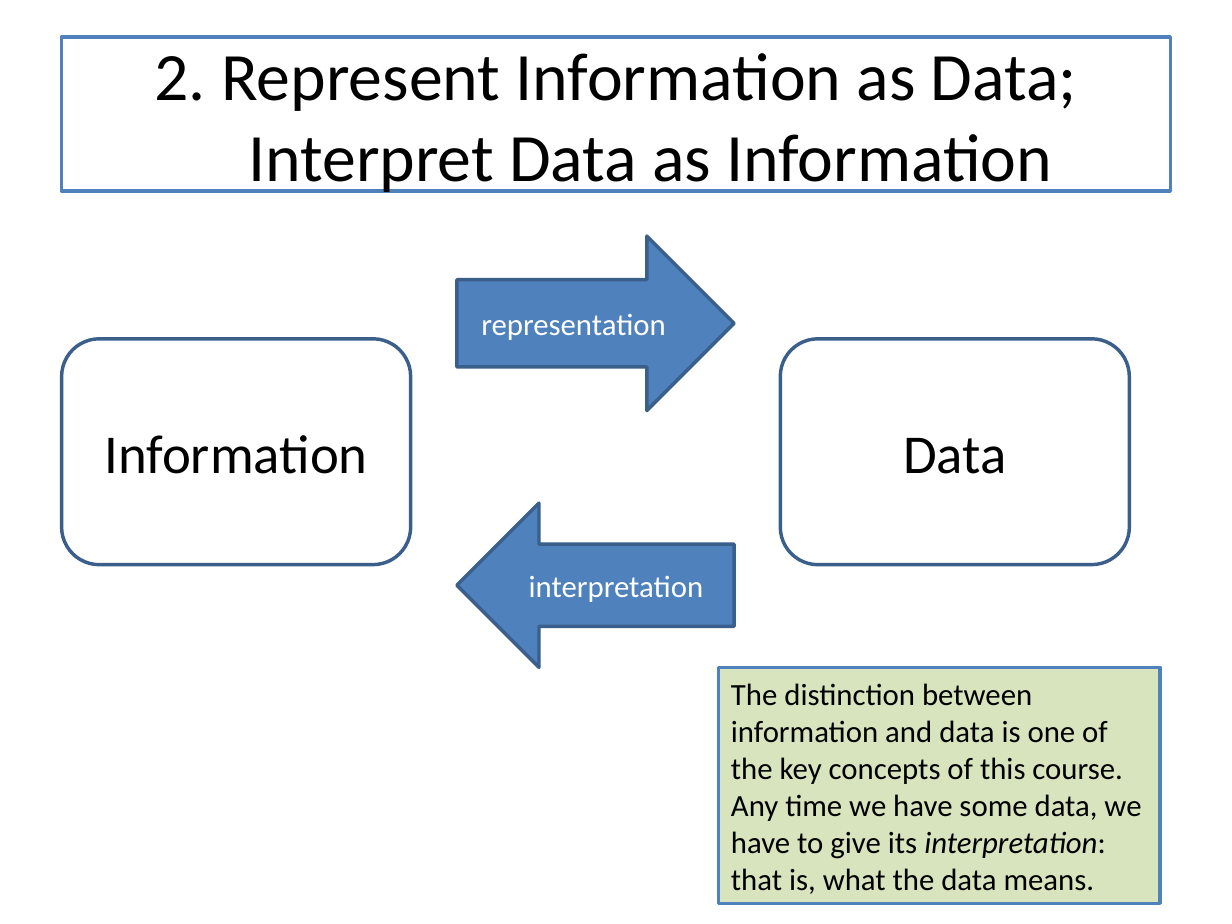
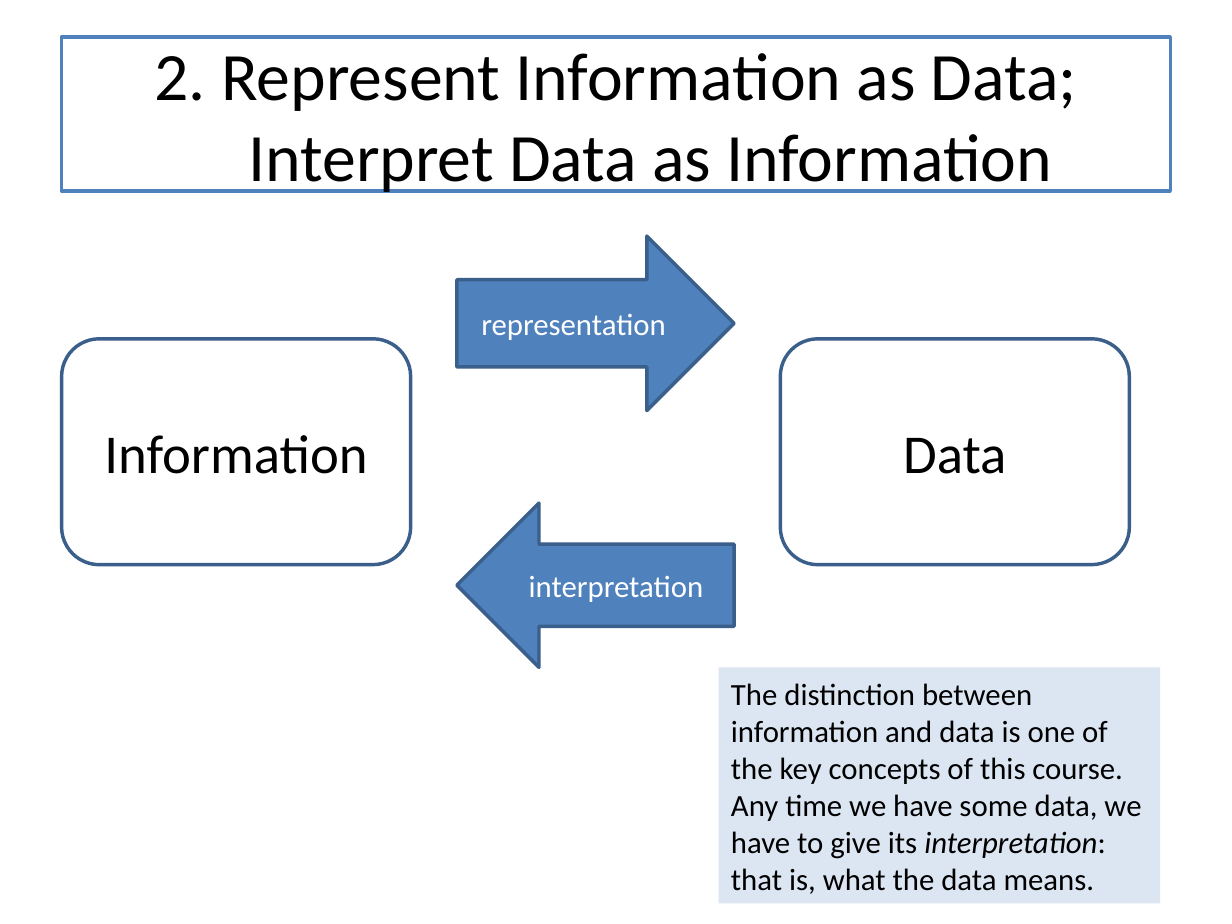
Before and after one commit to mwand/cs5010f16, a slide deck: slide 11 of Slides/Lesson 12.1 The Last Lecture.pptx. Drawn at 1232x924 pixels with LibreOffice and Linux fonts; fonts in the diff are those of the drawing. Boxes give left, top, right and bottom in pixels: in the first picture for what was removed or moved away, otherwise in the second. Text is boxed around its words. In the diff, an @@ line names an element or a change of style, - is before the commit and + after.

Commit message:
fixed glitches in 12-interp

```diff
--- a/Slides/Lesson 12.1 The Last Lecture.pptx
+++ b/Slides/Lesson 12.1 The Last Lecture.pptx
@@ rectangle "The distinction between information and ..." at [718,668,1159,904]: fill #D7E4BD to #DCE6F2; outline #4F81BD 2 pt to none @@
@@ page number removed at [1137,870,1158,895] @@
-11
```
Also in this commit, not shown: 1 other slide changed, 3 other files.
